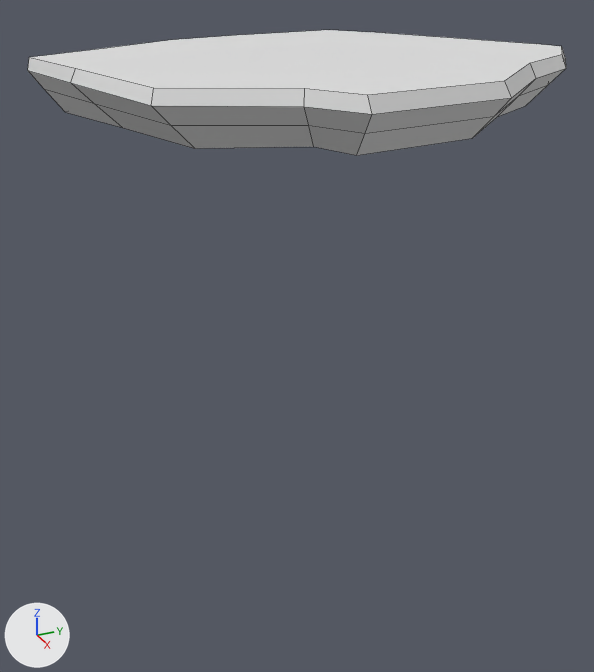
The OBJ model Tiny_Giant/Assets/Assets/Level2AfterBridgePlat.obj: old version first, new version second.
Both versions are drawn from a 50 mm camera at (200.5, -286.9, 24.0) aimed at (107.9, -245.3, -22.3). Arrows for +X, +Y and +Z are at lower left; the lights stay in place. Mesh edges are drawn as thin lines. Where no turn or scale is listed for an object, it has been applied to the vertices.

The scene before the commit, as lines of its bpy script (objects in view):
```python
me_level2afterbridgeplat = bpy.data.meshes.new('Level2AfterBridgePlat')
me_level2afterbridgeplat.from_pydata(...)  # 64 vertices, 50 faces; spans x 78.7..141.2, y -274.9..-211.6, z 8.1..14.3
ob_level2afterbridgeplat = bpy.data.objects.new('Level2AfterBridgePlat', me_level2afterbridgeplat)
ob_level2afterbridgeplat.location = (0.0, 0.0, 0.0)
```
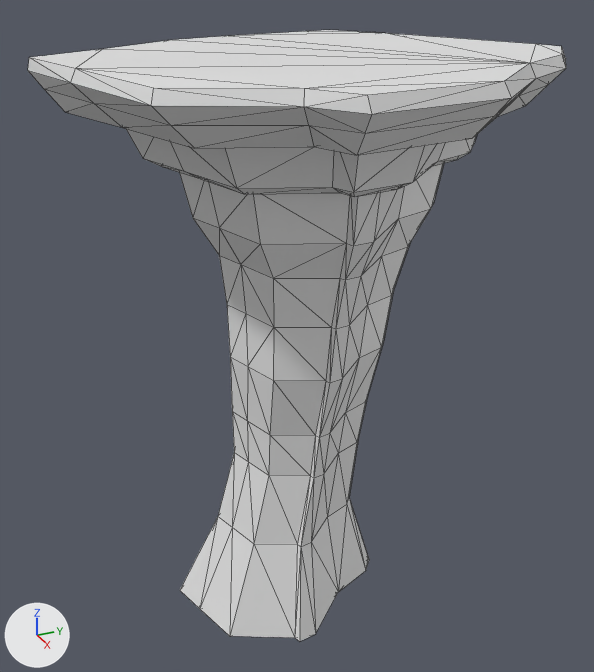
What changed in the scene script:
```text
Change me_level2afterbridgeplat:
    used by ob_level2afterbridgeplat; location = (0.0, 0.0, 0.0)
    remove me_level2afterbridgeplat.from_pydata(...)  # 64 vertices, 50 faces; spans x 78.7..141.2, y -274.9..-211.6, z 8.1..14.3
    add me_level2afterbridgeplat.from_pydata(...)  # 229 vertices, 454 faces; spans x 78.7..141.2, y -274.9..-211.6, z -63.6..14.3
    me_level2afterbridgeplat part 1
    50 faces are deleted
    165 vertices are added at x 87.7..131.7, y -266.4..-221.1, z -63.6..8.5
    454 new faces join them
```

Location of each change, [x1, y1, x2, y2] in pixels of the pictures (594 x 672 px):
'Level2AfterBridgePlat', reshaped (387% taller): before [28, 30, 566, 155]; after [28, 30, 566, 642]
